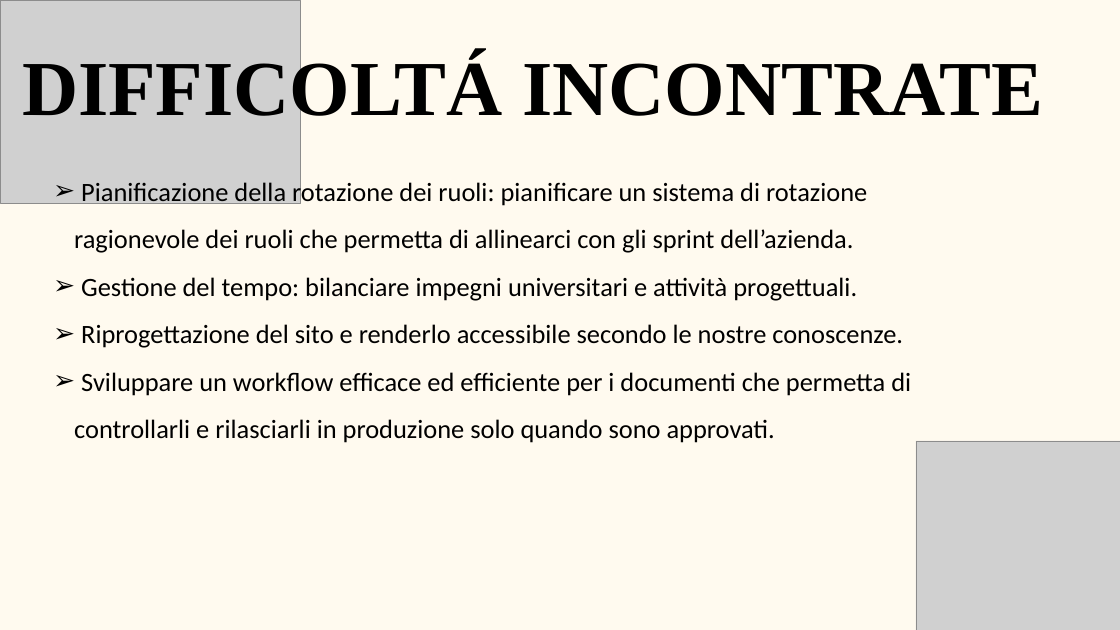
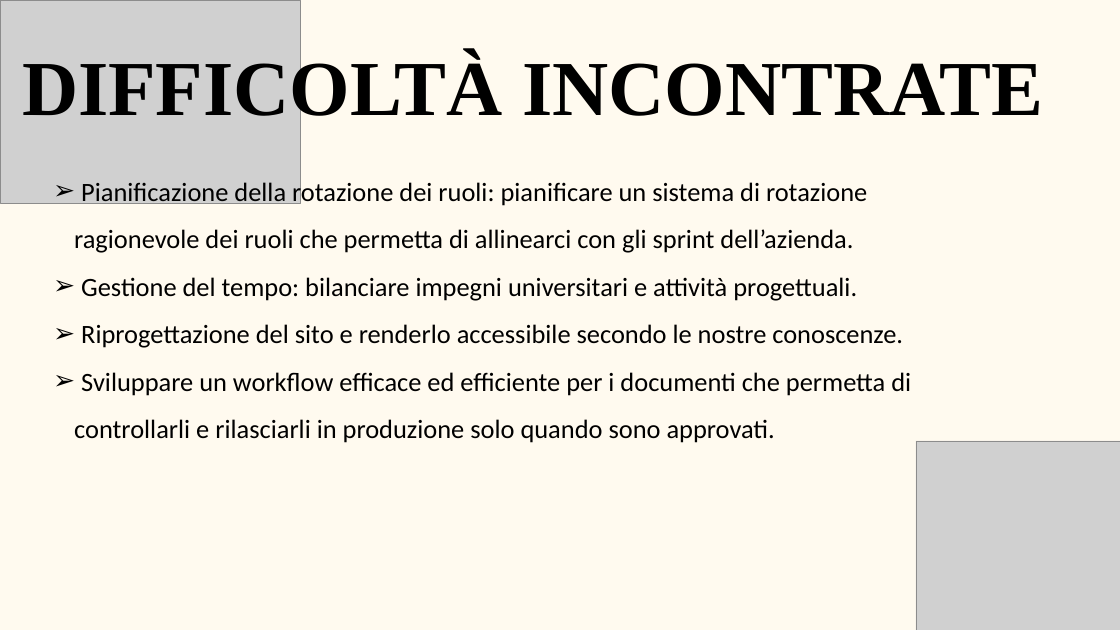
Before and after one commit to BugBustersUnipd/DocumentazioneSWE, a slide deck: slide 2 of DIARIO DI BORDO/DB-10-11-25.pptx. Drawn at 1120x630 pixels with LibreOffice and Linux fonts; fonts in the diff are those of the drawing; grey boxes stand for pictures. Boxes give left, top, right and bottom in pixels: in the first picture for what was removed or moved away, otherwise in the second. Text is boxed around its words. In the diff, an @@ line names an element or a change of style, - is before the commit and + after.

```diff
--- a/DIARIO DI BORDO/DB-10-11-25.pptx
+++ b/DIARIO DI BORDO/DB-10-11-25.pptx
@@ text at <box>22,54,1043,130</box>: text changed @@
-DIFFICOLTÁ INCONTRATE
+DIFFICOLTÀ INCONTRATE
```
Also in this commit, not shown: 5 other files.
